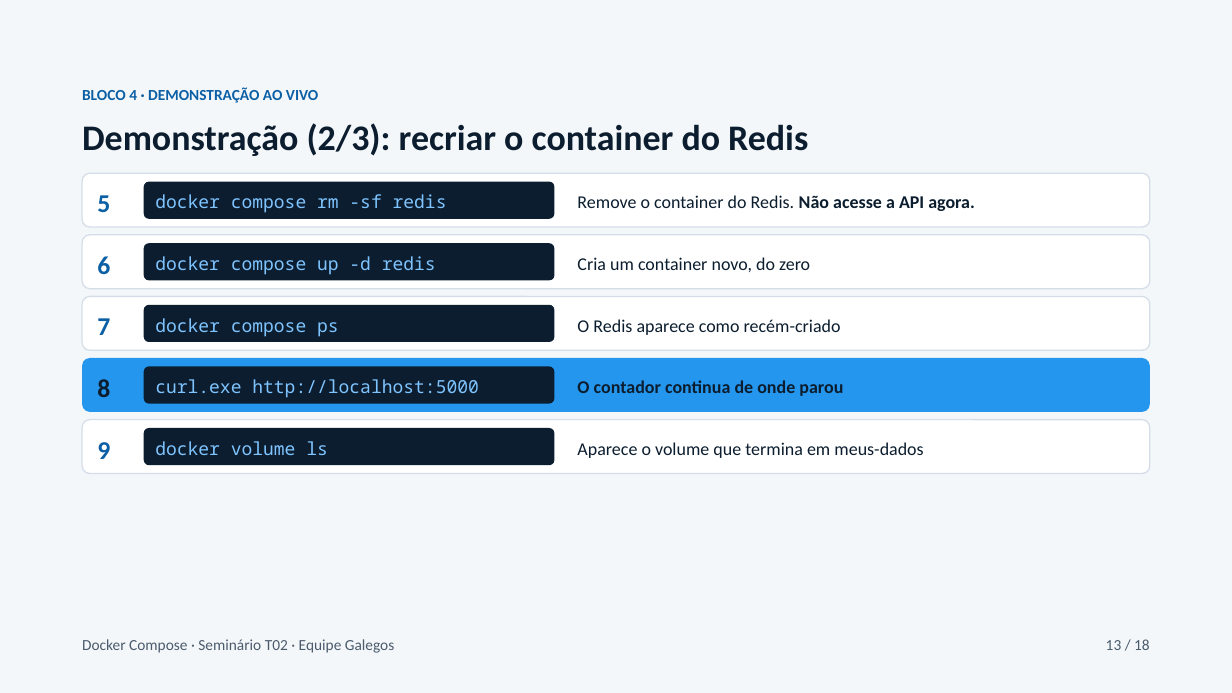
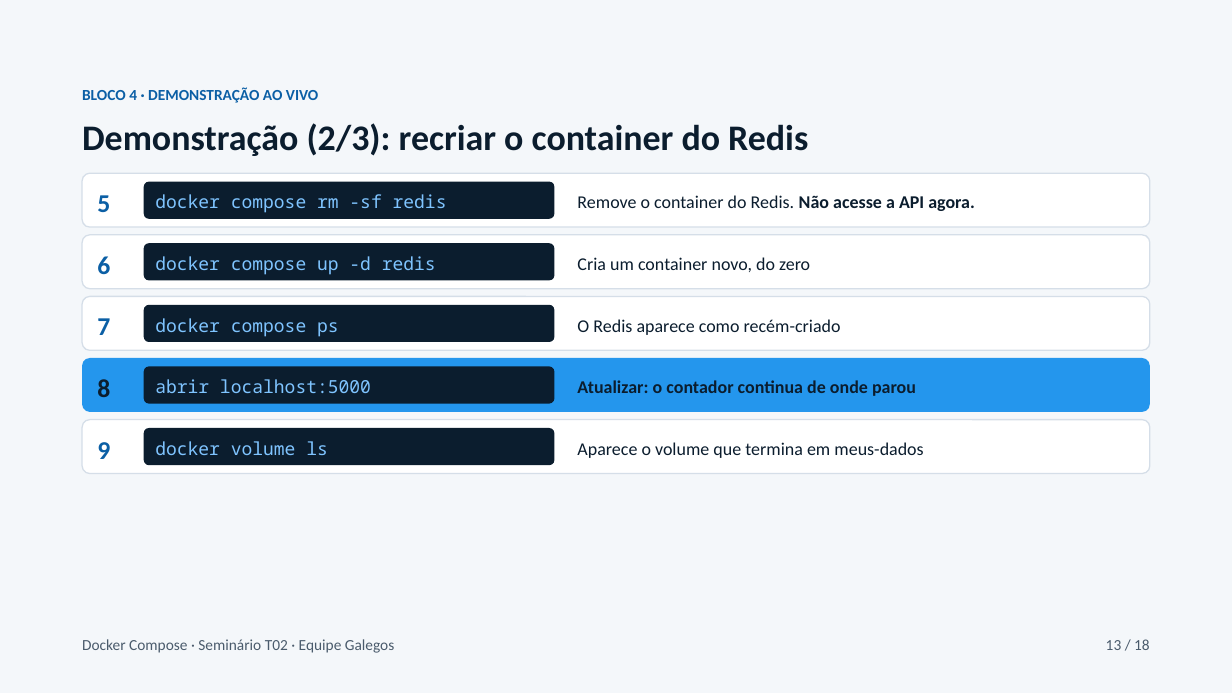
Before and after one commit to Italosantoss03/projetoDevOps, a slide deck: slide 13 of slides/Docker-Compose-T02.pptx. Drawn at 1232x693 pixels with LibreOffice and Linux fonts; fonts in the diff are those of the drawing. Boxes give left, top, right and bottom in pixels: in the first picture for what was removed or moved away, otherwise in the second. Text is boxed around its words. In the diff, an @@ line names an element or a change of style, - is before the commit and + after.

```diff
--- a/slides/Docker-Compose-T02.pptx
+++ b/slides/Docker-Compose-T02.pptx
@@ text at (155,379,371,393): text changed @@
-curl.exe http://localhost:5000
+abrir localhost:5000
@@ text at (577,380,916,396): text changed @@
-O contador continua de onde parou
+Atualizar: o contador continua de onde parou
```
Also in this commit, not shown: 3 other slides changed, 4 other files.
